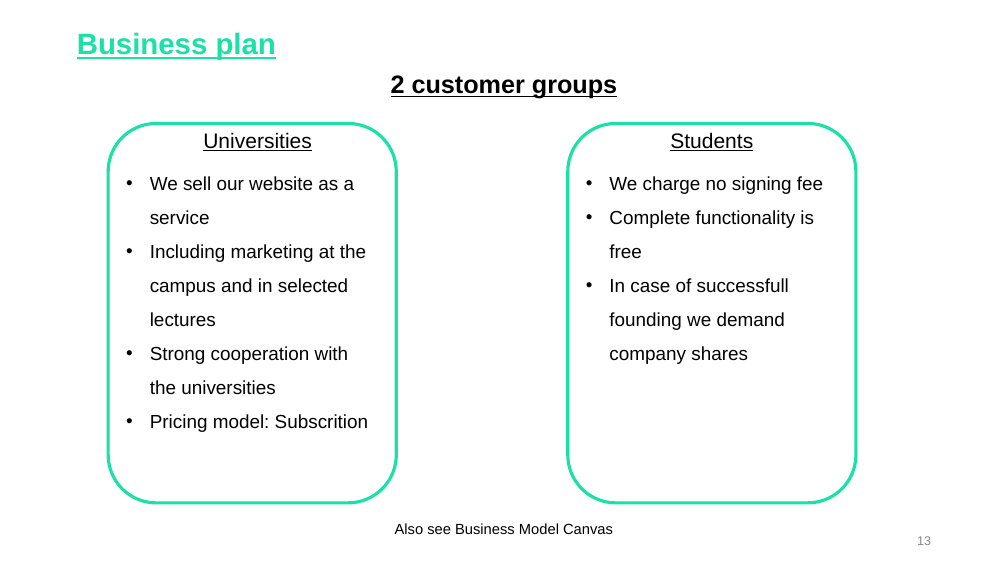
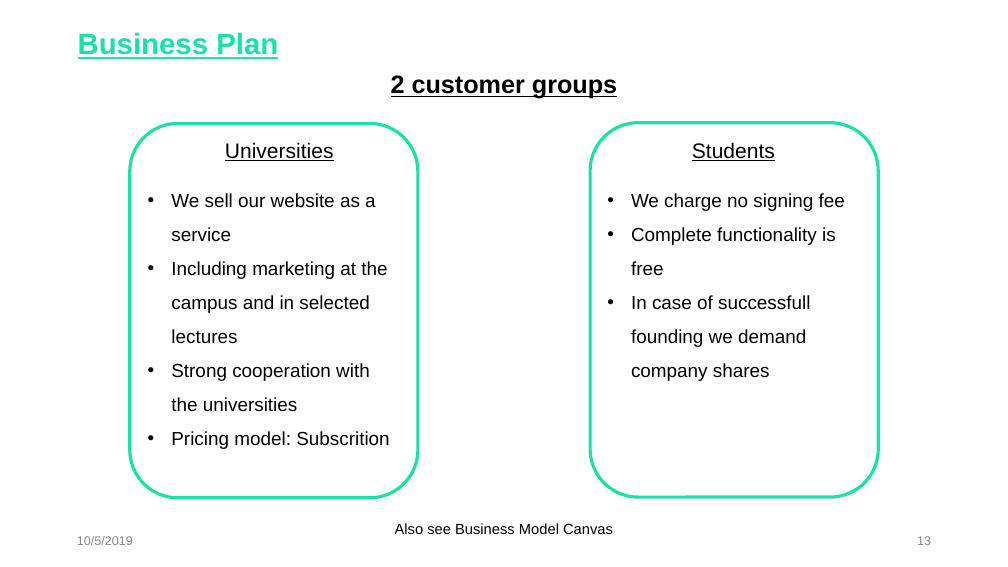
Before and after one commit to TonyChopper9/FoundingBuddies, a slide deck: slide 13 of Documents/FoundingBuddies_Pitch.pptx. Drawn at 1008x567 pixels with LibreOffice and Linux fonts; fonts in the diff are those of the drawing. Boxes give left, top, right and bottom in pixels: in the first picture for what was removed or moved away, otherwise in the second. Text is boxed around its words. In the diff, an @@ line names an element or a change of style, - is before the commit and + after.

```diff
--- a/Documents/FoundingBuddies_Pitch.pptx
+++ b/Documents/FoundingBuddies_Pitch.pptx
@@ text at (78,32,278,59): text changed @@
-Business plan
+Business Plan
@@ text "Universities": place and size @@
-text "Universities" at (203,132,312,151)
+text "Universities" at (225,142,334,161)
@@ rounded rectangle: place and size @@
-rounded rectangle at (108,123,396,503)
+rounded rectangle at (130,123,418,498)
@@ text "Students": place and size @@
-text "Students" at (670,132,753,151)
+text "Students" at (692,142,775,161)
@@ rounded rectangle: place and size @@
-rounded rectangle at (568,123,856,503)
+rounded rectangle at (591,123,879,497)
@@ text "We sell our website as ...": place and size @@
-text "We sell our website as ..." at (150,176,368,432)
+text "We sell our website as ..." at (171,193,389,449)
@@ text "We charge no signing fee": place and size @@
-text "We charge no signing fee" at (609,176,823,364)
+text "We charge no signing fee" at (631,193,845,381)
@@ text added at (77,536,133,545), 12 pt, text #888888 @@
+10/5/2019
```
Also in this commit, not shown: 11 other slides changed.
